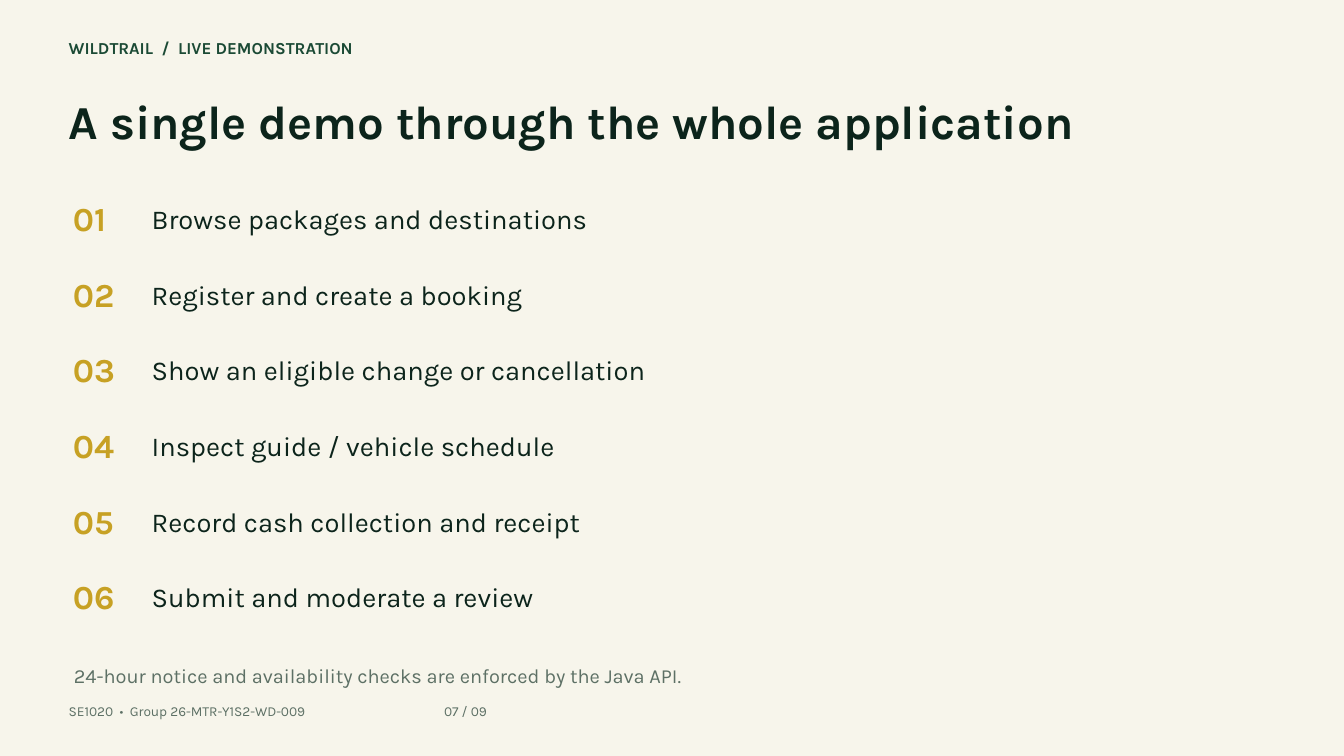
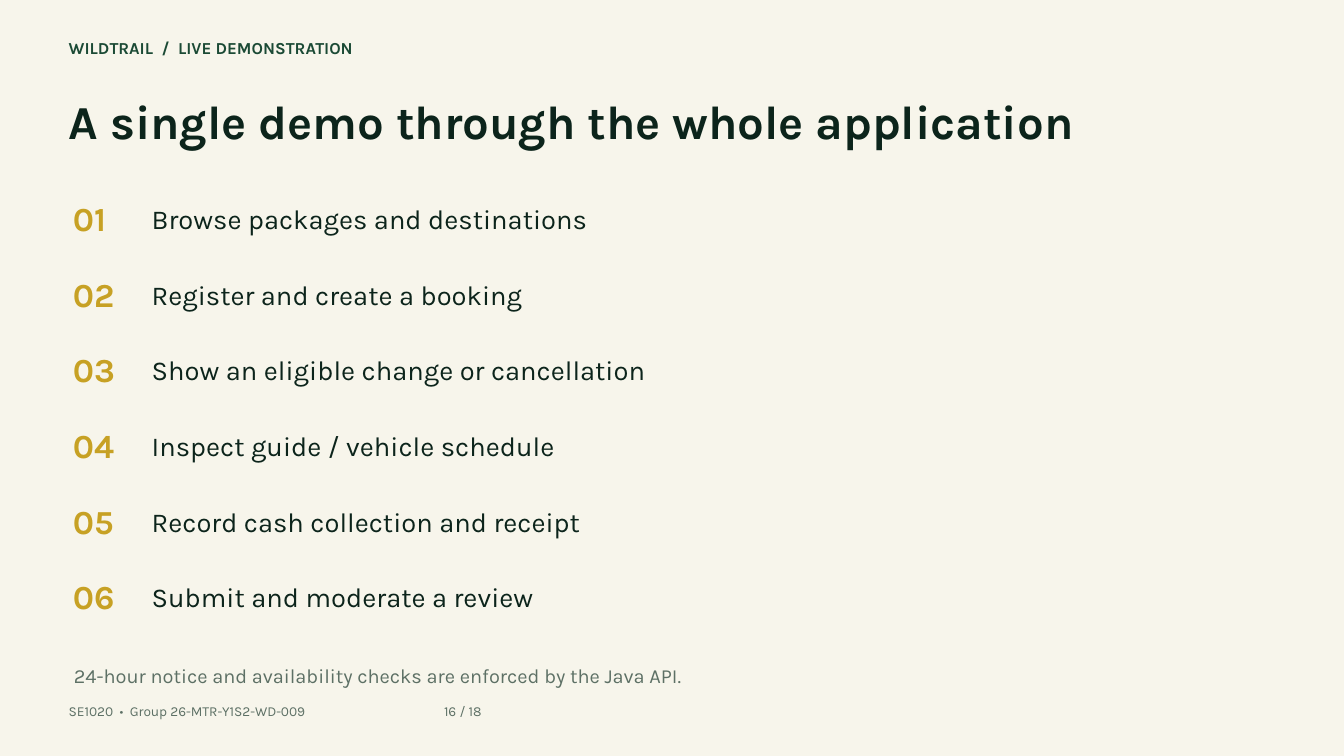
Before and after one commit to IT26100896/WildTrail-Public-Source, a slide deck: slide 16 of docs/WildTrail-Integrated-Presentation.pptx (slide 7 before the commit). Drawn at 1344x756 pixels with LibreOffice and Linux fonts; fonts in the diff are those of the drawing. Boxes give left, top, right and bottom in pixels: in the first picture for what was removed or moved away, otherwise in the second. Text is boxed around its words. In the diff, an @@ line names an element or a change of style, - is before the commit and + after.

```diff
--- a/docs/WildTrail-Integrated-Presentation.pptx
+++ b/docs/WildTrail-Integrated-Presentation.pptx
@@ text at (69, 707, 482, 719): text changed @@
-SE1020 • Group 26-MTR-Y1S2-WD-009 07 / 09
+SE1020 • Group 26-MTR-Y1S2-WD-009 16 / 18
```
Also in this commit, not shown: 7 other slides changed, 9 slides added, 3 other files.
